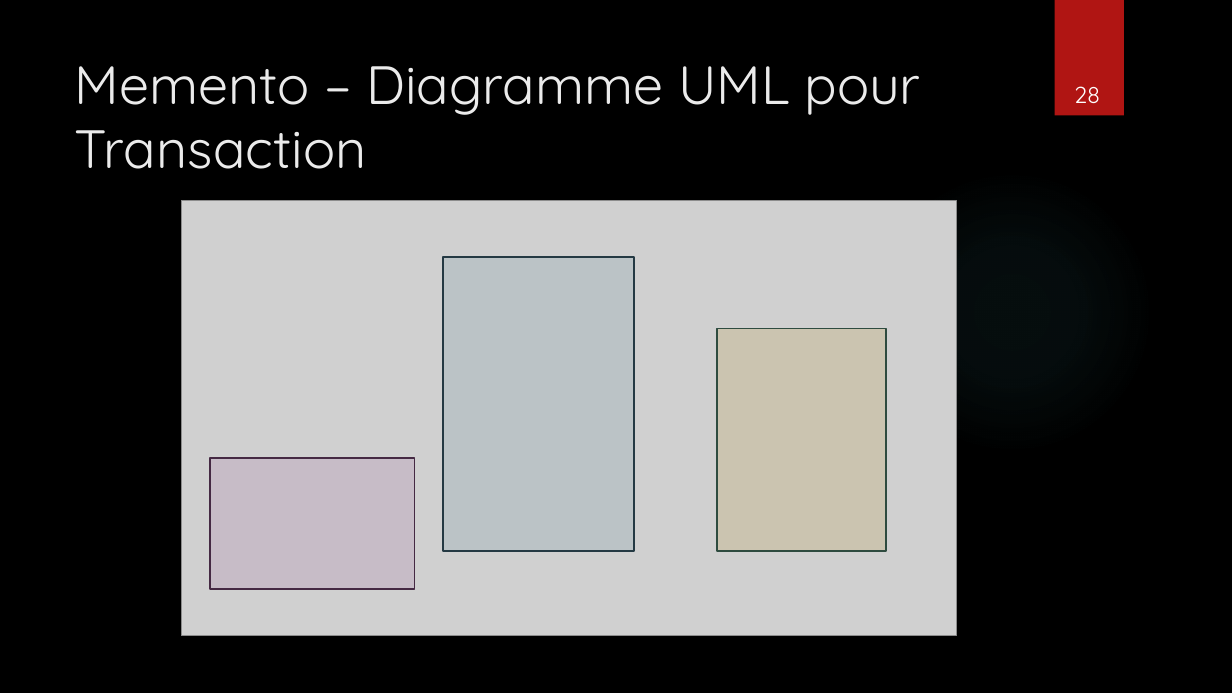
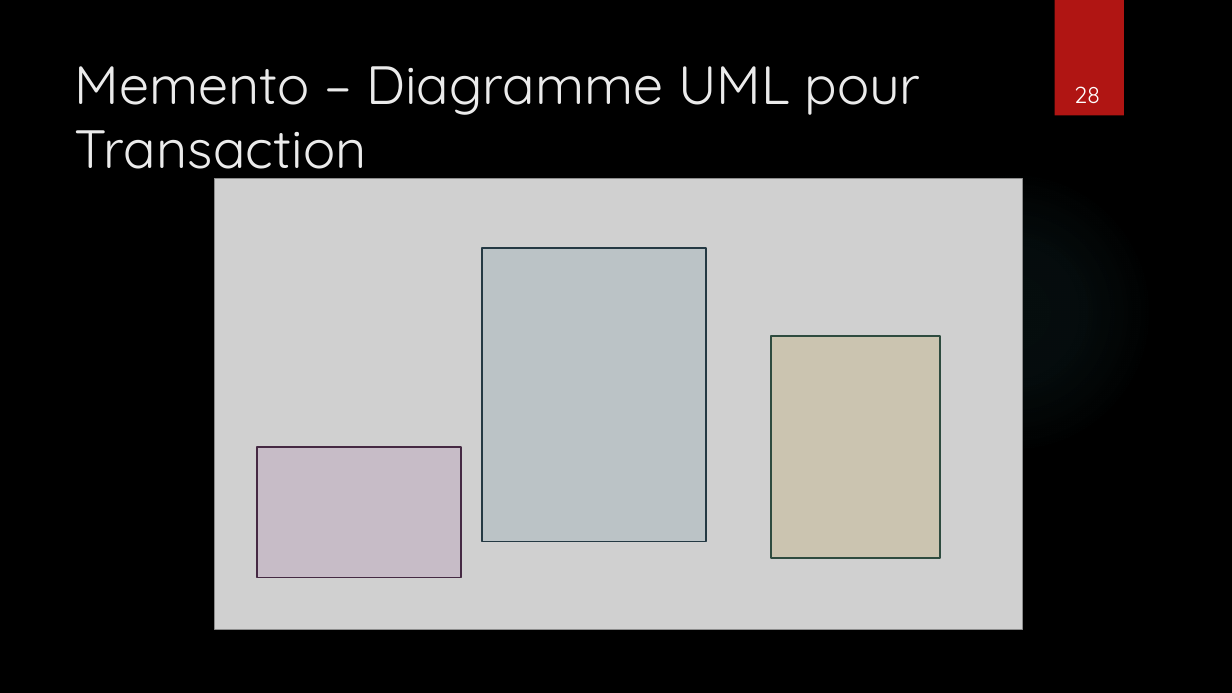
Before and after one commit to rbounatirou/ExemplePatternExpoCDA, a slide deck: slide 28 of PresentationPattern.pptx. Drawn at 1232x693 pixels with LibreOffice and Linux fonts; fonts in the diff are those of the drawing; grey boxes stand for pictures; background and template pictures are left out. Boxes give left, top, right and bottom in pixels: in the first picture for what was removed or moved away, otherwise in the second. Text is boxed around its words. In the diff, an @@ line names an element or a change of style, - is before the commit and + after.

```diff
--- a/PresentationPattern.pptx
+++ b/PresentationPattern.pptx
@@ picture resized from (x1=181, y1=201, x2=957, y2=637) to (x1=214, y1=178, x2=1022, y2=630) @@
@@ rectangle resized from (x1=443, y1=258, x2=633, y2=552) to (x1=482, y1=248, x2=706, y2=542) @@
@@ rectangle moved from (x1=717, y1=329, x2=887, y2=552) to (x1=771, y1=335, x2=941, y2=558) @@
@@ rectangle moved from (x1=210, y1=458, x2=414, y2=589) to (x1=257, y1=447, x2=461, y2=578) @@
```
Also in this commit, not shown: 5 other slides changed.
